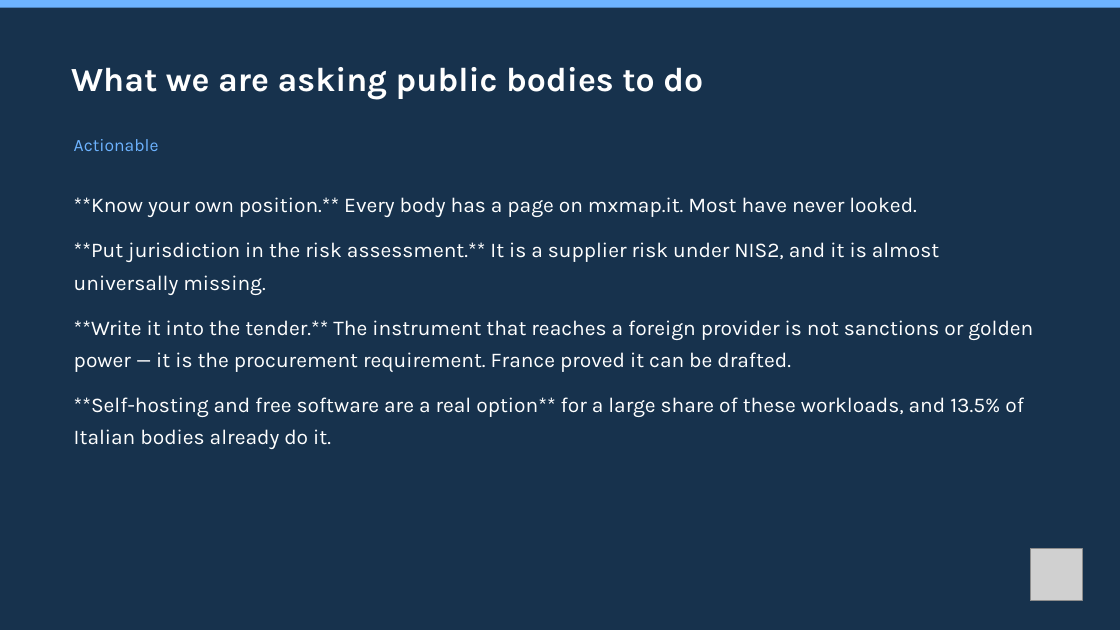
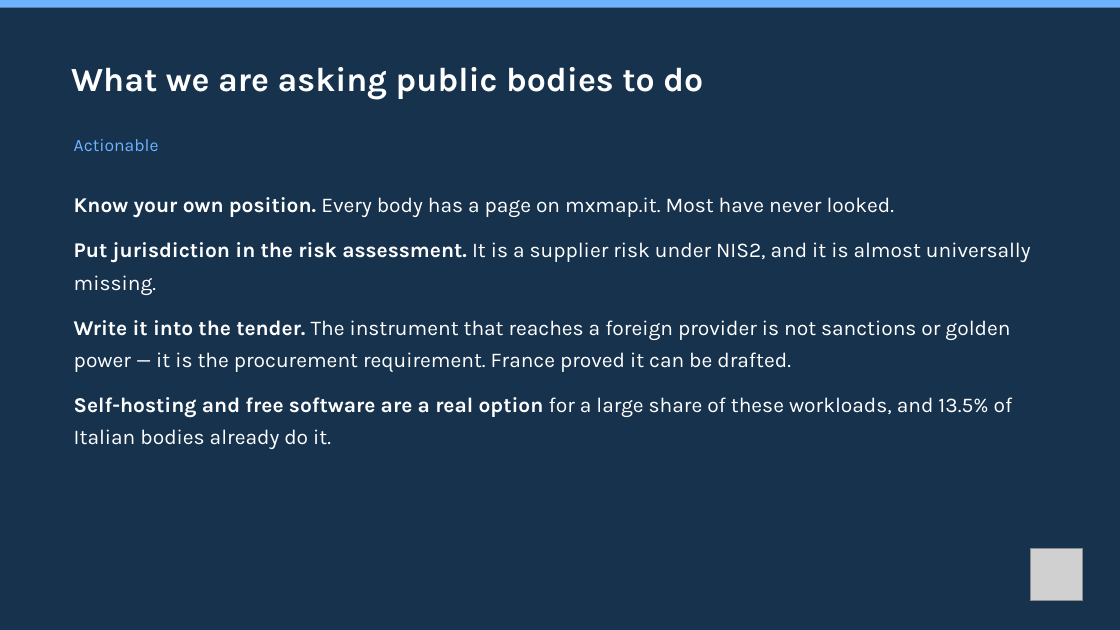
Before and after one commit to mxmap-it/osservatorio-nazionale-sovranita-digitale, a slide deck: slide 40 of static/slide/sfscon-2026-mxmap-italia.pptx. Drawn at 1120x630 pixels with LibreOffice and Linux fonts; fonts in the diff are those of the drawing; grey boxes stand for pictures. Boxes give left, top, right and bottom in pixels: in the first picture for what was removed or moved away, otherwise in the second. Text is boxed around its words. In the diff, an @@ line names an element or a change of style, - is before the commit and + after.

```diff
--- a/static/slide/sfscon-2026-mxmap-italia.pptx
+++ b/static/slide/sfscon-2026-mxmap-italia.pptx
@@ text at bbox=[74, 197, 1031, 449]: text changed @@
-**Know your own position.** Every body has a page on mxmap.it. Most have never looked.
-**Put jurisdiction in the risk assessment.** It is a supplier risk under NIS2, and it is almost universally missing.
-**Write it into the tender.** The instrument that reaches a foreign provider is not sanctions or golden power — it is the procurement requirement. France proved it can be drafted.
-**Self-hosting and free software are a real option** for a large share of these workloads, and 13.5% of Italian bodies already do it.
+Know your own position. Every body has a page on mxmap.it. Most have never looked.
+Put jurisdiction in the risk assessment. It is a supplier risk under NIS2, and it is almost universally missing.
+Write it into the tender. The instrument that reaches a foreign provider is not sanctions or golden power — it is the procurement requirement. France proved it can be drafted.
+Self-hosting and free software are a real option for a large share of these workloads, and 13.5% of Italian bodies already do it.
```
Also in this commit, not shown: 15 other slides changed, 1 slide added, 5 other files.
